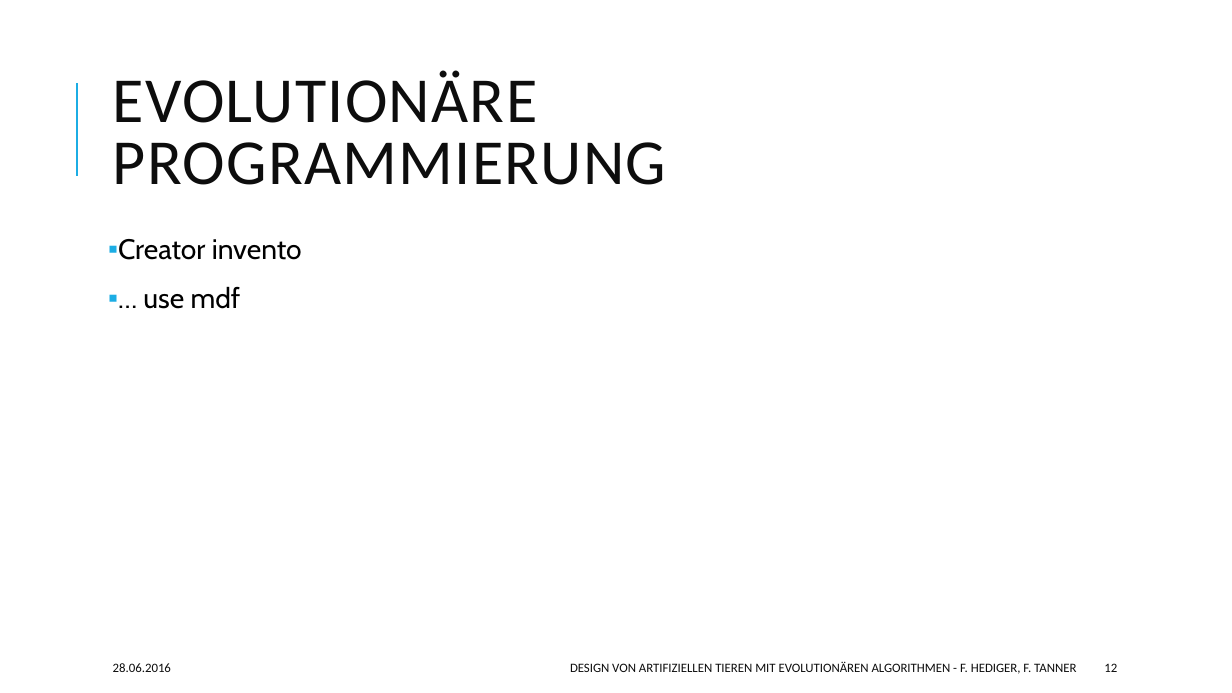
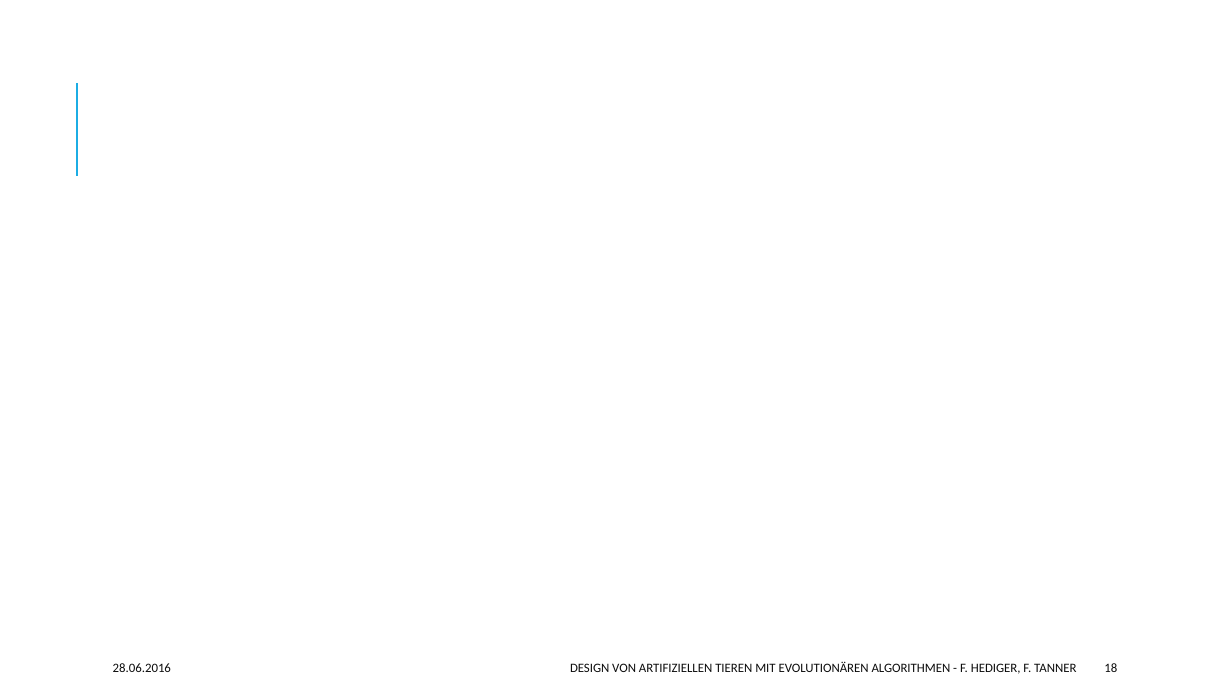
Before and after one commit to hedigerf/evolut, a slide deck: slide 18 of evolutdoc/presentation/presentation.pptx (slide 12 before the commit). Drawn at 1232x693 pixels with LibreOffice and Linux fonts; fonts in the diff are those of the drawing. Boxes give left, top, right and bottom in pixels: in the first picture for what was removed or moved away, otherwise in the second. Text is boxed around its words. In the diff, an @@ line names an element or a change of style, - is before the commit and + after.

```diff
--- a/evolutdoc/presentation/presentation.pptx
+++ b/evolutdoc/presentation/presentation.pptx
@@ title removed at (x1=113, y1=70, x2=667, y2=185) @@
-EVOLUTIONÄRE PROGRAMMIERUNG
@@ text removed at (x1=118, y1=239, x2=302, y2=309) @@
-▪ Creator invento
-▪ … use mdf
@@ page number at (x1=1104, y1=663, x2=1117, y2=672): text changed @@
-12
+18
```
Also in this commit, not shown: 2 other slides changed, 4 slides added, 4 other files.
